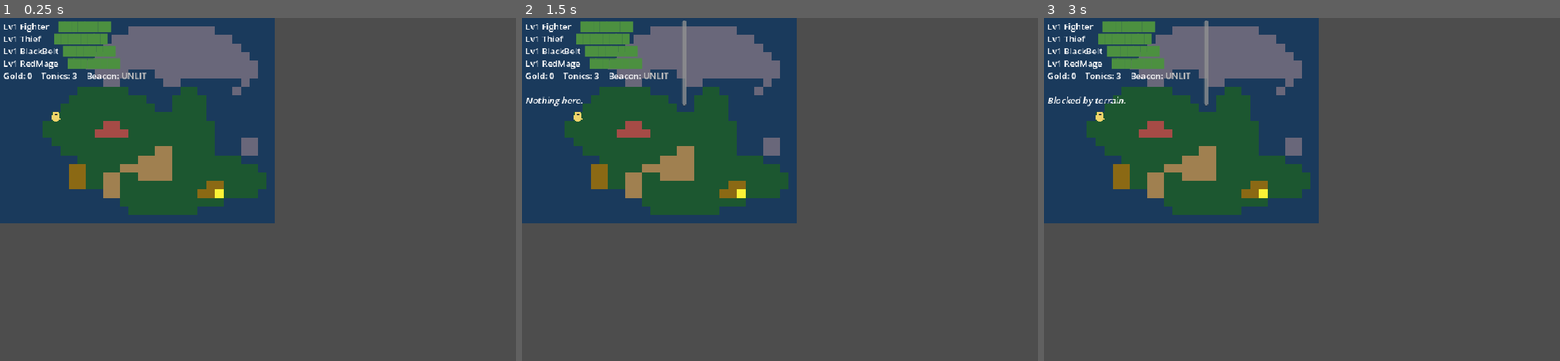
Above: before the commit, frames 1-3 (left to right).
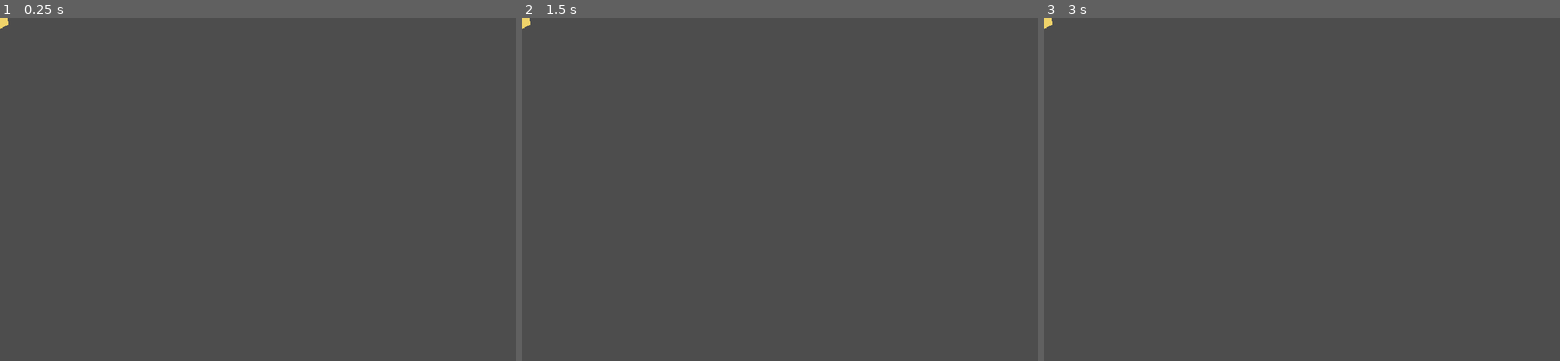
Above: after the commit, the same moments.

Repository: wink-/lanternhouse
Game: Godot game, scene res://scenes/overworld/overworld.tscn
Same seed, same stepped clock (60 frames per second), same inputs: the game is played once before the commit and once after it.
Inputs:
- Up to frame 1 (0.25 s): no input
- Up to frame 2 (1.5 s): tap Enter at 0.5 s; hold D (move_right) 0.53-1.28 s; tap E (interact) at 0.6, 1.35 s; tap Space at 0.77, 1.25 s; hold S (move_down) from 1.28 s (still down)
- Up to frame 3 (3 s): tap Space at 1.52, 2.75 s; tap Enter at 2 s; release S (move_down) at 2.03 s; hold D (move_right) 2.03-2.78 s; tap 1 at 2.1 s; tap E (interact) at 2.3 s; hold W (move_up) from 2.78 s (still down); tap 2 at 2.85 s

The runs differ from the first frame. In frame 1, 32% of the frame differs, in the area x 0-54%, y 0-60%; in frame 2, 32%; in frame 3, 32%.

Commit message:
Replace colored-block overworld with island map using LPC pixel art tiles
- Rewrote overworld.gd to use TileMap with LPC terrain atlas (32x32 tiles)
- Designed 40x40 coastal island with beach, grass, forest, hills, impassable mountains
- 4-directional cardinal movement preserved
- Player sprite updated for 32x32 tile size
- Attribution.txt included (CC-BY-SA 3.0 / GPL 3.0)

Diff:
--- a/scenes/overworld/overworld.tscn
+++ b/scenes/overworld/overworld.tscn
@@ -3,22 +3,23 @@
 [ext_resource type="Script" path="res://scripts/overworld.gd" id="1_main"]
 
 [node name="Overworld" type="Node2D"]
-script = ExtResource("1_main")
 
-[node name="MapLayer" type="Node2D" parent="."]
+[node name="TileMap" type="TileMap" parent="."]
+tile_set = null
+format = 2
 
 [node name="PlayerSprite" type="Node2D" parent="."]
 
 [node name="Body" type="Polygon2D" parent="PlayerSprite"]
 color = Color(0.941, 0.831, 0.416, 1)
-polygon = PackedVector2Array(-6, -8, 6, -8, 8, 6, 0, 10, -8, 6)
+polygon = PackedVector2Array(-12, -16, 12, -16, 16, 12, 0, 20, -16, 12)
 
 [node name="Face" type="ColorRect" parent="PlayerSprite"]
 color = Color(0.2, 0.2, 0.2, 1)
-size = Vector2(4, 3)
-position = Vector2(-2, -5)
+size = Vector2(8, 6)
+position = Vector2(-4, -10)
 
 [node name="HUD" type="RichTextLabel" parent="."]
 bbcode_enabled = true
 position = Vector2(6, 4)
-size = Vector2(300, 160)
+size = Vector2(500, 200)
--- a/scripts/overworld.gd
+++ b/scripts/overworld.gd
@@ -1,54 +1,106 @@
-# Overworld — continent map, player movement, encounters, town entrance
+# Overworld — island map with pixel art tiles, 4-directional movement
 extends Node2D
 
-const TILE_SIZE := 16
-
-# Continent map legend:
-#  ~ = ocean       . = grassland    T = forest
-#  ^ = mountain    @ = town         = = path
-#  C = cave        B = bridge       ! = visible encounter
-#  L = lighthouse
+const TILE_SIZE := 32
+
+# ── Terrain atlas tile coordinates (col, row in 32x32 grid) ──────────────
+# terrain_atlas.png is 1024x1024 → 32x32 tiles
+# These will be refined as we test
+const T_WATER_DEEP   := Vector2i(3, 9)
+const T_WATER_SHALLOW:= Vector2i(7, 9)
+const T_SAND         := Vector2i(2, 9)
+const T_SAND_WATER   := Vector2i(0, 11)  # sand touching water edge
+const T_GRASS        := Vector2i(6, 9)
+const T_GRASS_FLOWER := Vector2i(4, 21)
+const T_FOREST       := Vector2i(5, 20)  # pine tree
+const T_TREE         := Vector2i(4, 20)  # deciduous tree
+const T_HILL         := Vector2i(8, 17)
+const T_HILL_GRASS   := Vector2i(7, 17)
+const T_MOUNTAIN     := Vector2i(1, 16)
+const T_MOUNTAIN_HI  := Vector2i(2, 16)
+const T_CLIFF        := Vector2i(1, 0)
+const T_DIRT_PATH    := Vector2i(0, 11)
+const T_BRIDGE       := Vector2i(10, 7)
+const T_LIGHTHOUSE   := Vector2i(8, 7)  # lighthouse-like structure
+const T_HOUSE        := Vector2i(1, 20)  # farm house
+const T_FENCE        := Vector2i(9, 7)
+const T_DOCK         := Vector2i(10, 8)
+
+# ── Island map (40x40) ────────────────────────────────────────────────────
+# Legend:
+#  ~ = deep water   ~ = shallow water   . = sand beach
+#  , = grass        T = forest          ^ = hill
+#  M = mountain     # = impassable peak  = = path
+#  h = house        b = bridge          d = dock
+#  L = lighthouse encounter zone
 
 const MAP := [
-	"~~~~~~~~~~~~~~~~~~~~~~~~~~~~~~~~",
-	"~~~~~~~~~~~~~~~^^^^^^^^^^~~~~~~~",
-	"~~~~~~~~~~~~~^^^^^^^^^^^^^^~~~~~",
-	"~~~~~~~~~~~~^^^^^^^^^^^^^^^^~~~~",
-	"~~~~~~~~~~~^^^^^^^^^^^^^^^^^^~~~",
-	"~~~~~~~~~~^^^^^^^^^^^^^^^^^^^^~~",
-	"~~~~~~~~~~~^^^^~~~^^^^^^^^^^^^~~",
-	"~~~~~~~~~~~~^^~~~~~^^~~~~~~~^~~~",
-	"~~~~~~~~~TTTTTT~~~~~~TT~~~~^~~~~",
-	"~~~~~~~~TTTTTTTTT~~~TTTT~~~~~~~~",
-	"~~~~~~~TTTTTTTTTTT~~TTTT~~~~~~~~",
-	"~~~~~~TTTTTTTTTTTTTTTTTT~~~~~~~~",
-	"~~~~~TTTTTTT!!TTTTTTTTTTT~~~~~~~",
-	"~~~~~TTTTTT!!!!TTTTTTTTTT~~~~~~~",
-	"~~~~~~TTTTTTTTTTTTTTTTTTT~~~^^~~",
-	"~~~~~~~TTTTTTTTTTT==TTTTT~~~^^~~",
-	"~~~~~~~~~TTTTTTT====TTTTTTTT~~~~",
-	"~~~~~~~~@@TTTT======TTTTTTTTTT~~",
-	"~~~~~~~~@@TT==TT====TTTTTTTTTTT~",
-	"~~~~~~~~@@TT==TTTTTTTTTTBBTTTTT~",
-	"~~~~~~~~~~~~==TTTTTTTTTBBLTTTT~~",
-	"~~~~~~~~~~~~~~TTTTTTTTTTTT~~~~~~",
-	"~~~~~~~~~~~~~~~TTTTTTTT~~~~~~~~~",
-	"~~~~~~~~~~~~~~~~~~~~~~~~~~~~~~~~",
+	"~~~~~~~~~~~~~~~~~~~~~~~~~~~~~~~~~~~~~~~~",
+	"~~~~~~~~~~~~~~~~~~~~~~~~~~~~~~~~~~~~~~~~",
+	"~~~~~~~~~~~~~~~~~~~~~~~~~~~~~~~~~~~~~~~~",
+	"~~~~~~~~~~~~~.......~~~~~~~~~~~~~~~~~~~~",
+	"~~~~~~~~~~~~.,,,,,,,,.~~~~~~~~~~~~~~~~~~",
+	"~~~~~~~~~~~~,,,,,,,,,,,~~~~~~~~~~~~~~~~~",
+	"~~~~~~~~~~~,,,,,,,,,,,,,,~~~~~~~~~~~~~~~",
+	"~~~~~~~~~~.,,,,,,,,,,,,,,,.~~~~~~~~~~~~~",
+	"~~~~~~~~~.,,,,,=,,,,,,,,,,,,~~~~~~~~~~~~",
+	"~~~~~~~~.,,,,,,=,,,,,TTTTT,,.~~~~~~~~~~",
+	"~~~~~~~~,,,,,,===,,,TTTTTTTT,,,~~~~~~~~",
+	"~~~~~~.,,,,,,,,,=,,,TTTTTTTTTT,,,~~~~~~",
+	"~~~~~~,,,,,,,,,,,,,,,TTTTTTTTTT,,,.~~~~",
+	"~~~~~.,,,,,,,,,,,,,,,TTTT!=TTTT,,,,.~~~",
+	"~~~~~,,,,,,,,,,,,,,,,,TTTTTTTT,,,,,,~~~",
+	"~~~~~,,,,,,,,,,,,,,,,,,,,,,,,,,,,,,,~~~",
+	"~~~~~~,,,,,,,,=,,,,,,,^^^^^,,,,,,,,~~~~",
+	"~~~~~~.,,,,,,===,,,,,^^^^^^^^,,,,,,~~~~",
+	"~~~~~~~~,,,,,,,,,,,,^^^^^^^^^^^,,,~~~~~",
+	"~~~~~~~~~.,,,,,,,,,,,,,,^^^^^^,,,,,~~~~",
+	"~~~~~~~~~~.,,,,h,,,,,,,,,,,,,,,,,,,~~~~",
+	"~~~~~~~~~~~~,,,,,,,,,,,,,,,,,,,,,,,,~~~",
+	"~~~~~~~~~~~~.,,,,,,,,,,,,,=,,,,,,,..~~~",
+	"~~~~~~~~~~~~~~,,,,,,,,,,,,=,,..~~~~~~~~",
+	"~~~~~~~~~~~~~~.,,,,,,,,,,,=..~~~~~~~~~~",
+	"~~~~~~~~~~~~~~~~.,,,,,,,,.~~~~~~~~~~~~~",
+	"~~~~~~~~~~~~~~~~~~,,,,,,~~~~~~~~~~~~~~~",
+	"~~~~~~~~~~~~~~~~~~.,,,,,~~~~~~~~~~~~~~~",
+	"~~~~~~~~~~~~~~~~~~~~.,,,~~~~~~~~~~~~~~~",
+	"~~~~~~~~~~~~~~~~~~~~~~,.~~~~~~~~~~~~~~~",
+	"~~~~~~~~~~~~~~~~~~~~~~~~~~~~~~~~~~~~~~~",
+	"~~~~~~~~~~~~~~~~~~~~~~~~~~~~~~~~~~~~~~~~",
+	"~~~~~~~~~~~~~~~~~~~~~~~~~~~~~~~~~~~~~~~~",
+	"~~~~~~~~~~~~~~~~~~~~~~~~~~~~~~~~~~~~~~~~",
+	"~~~~~~~~~~~~~~~~~~~~~~~~~~~~~~~~~~~~~~~~",
+	"~~~~~~~~~~~~~~~~~~~~~~~~~~~~~~~~~~~~~~~~",
+	"~~~~~~~~~~~~~~~~~~~~~~~~~~~~~~~~~~~~~~~~",
+	"~~~~~~~~~~~~~~~~~~~~~~~~~~~~~~~~~~~~~~~~",
+	"~~~~~~~~~~~~~~~~~~~~~~~~~~~~~~~~~~~~~~~~",
+	"~~~~~~~~~~~~~~~~~~~~~~~~~~~~~~~~~~~~~~~~",
 ]
 
-const COLORS := {
-	"~": Color("1a3a5c"), ".": Color("4c9040"), "T": Color("1c5730"),
-	"^": Color("69677a"), "@": Color("8b6914"), "=": Color("a08050"),
-	"C": Color("3a3a4a"), "B": Color("8b6914"), "!": Color("a64b46"),
-	"L": Color("fbf236"),
+# ── Tile mappings ──────────────────────────────────────────────────────────
+const TILE_ATLAS := {
+	"~": T_WATER_DEEP,
+	".": T_SAND,
+	",": T_GRASS,
+	"T": T_FOREST,
+	"^": T_HILL,
+	"M": T_MOUNTAIN,
+	"#": T_MOUNTAIN_HI,
+	"=": T_DIRT_PATH,
+	"h": T_HOUSE,
+	"b": T_BRIDGE,
+	"d": T_DOCK,
+	"L": T_LIGHTHOUSE,
 }
 
-const BLOCKED := {"~":true, "^":true, "T":true, "L":true}
-const ENCOUNTER := {"T":true, "!":true}   # forest = random, ! = visible
-const TOWN_TILE := "@"
-const CAVE_TILE := "C"
-const MAP_W := 32
-const MAP_H := 24
+const BLOCKED := {
+	"~": true, "M": true, "#": true, "h": true, "L": true, "b": true, "d": true,
+}
+
+const ENCOUNTER := {"T": true}  # forest = random encounters
+const TOWN_TILE := "h"
+const MAP_W := 40
+const MAP_H := 40
 
 # ── State ──────────────────────────────────────────────────────────────────
 var pos: Vector2i = GameData.overworld_position
@@ -60,7 +112,7 @@
 var step_count: int = 0
 
 # ── Nodes ──────────────────────────────────────────────────────────────────
-@onready var map_layer: Node2D = $MapLayer
+@onready var tilemap: TileMap = $TileMap
 @onready var player_sprite: Node2D = $PlayerSprite
 @onready var player_body: Polygon2D = $PlayerSprite/Body
 @onready var player_face: ColorRect = $PlayerSprite/Face
@@ -69,28 +121,49 @@
 # ── Init ───────────────────────────────────────────────────────────────────
 func _ready() -> void:
 	rng.seed = hash("lanternhouse_overworld")
+	_build_tileset()
 	_draw_map()
 	_update_player_visual()
 	_update_hud()
 
+func _build_tileset() -> void:
+	"""Create a TileSet from the terrain atlas at runtime."""
+	var tex: Texture2D = load("res://assets/sprites/tiles/terrain_atlas.png")
+	if not tex:
+		push_error("Failed to load terrain atlas!")
+		return
+
+	var ts := TileSet.new()
+	var source := TileSetAtlasSource.new()
+	source.texture = tex
+	source.texture_region_size = Vector2i(TILE_SIZE, TILE_SIZE)
+	source.use_texture_padding = true
+
+	# Add all tiles we use
+	for key: String in TILE_ATLAS:
+		var coord: Vector2i = TILE_ATLAS[key]
+		source.create_tile(coord)
+		source.set_tile_animation_columns(coord, 1)
+
+	ts.add_source(source, 0)
+	tilemap.tileset = ts
+
+func _tile_atlas_coord(tile_char: String) -> Vector2i:
+	return TILE_ATLAS.get(tile_char, T_GRASS)
+
 func _draw_map() -> void:
 	for y in range(MAP_H):
 		for x in range(MAP_W):
-			var tile: String = MAP[y].substr(x, 1)
-			var rect := ColorRect.new()
-			rect.color = COLORS.get(tile, Color.MAGENTA)
-			rect.position = Vector2(x * TILE_SIZE, y * TILE_SIZE)
-			rect.size = Vector2(TILE_SIZE, TILE_SIZE)
-			map_layer.add_child(rect)
+			var tile_char: String = MAP[y].substr(x, 1)
+			var atlas_coord: Vector2i = _tile_atlas_coord(tile_char)
+			tilemap.set_cell(0, Vector2i(x, y), 0, atlas_coord)
 
 # ── Player visual ──────────────────────────────────────────────────────────
 func _update_player_visual() -> void:
 	var target := Vector2(pos * TILE_SIZE) + Vector2(TILE_SIZE / 2, TILE_SIZE / 2)
 	player_sprite.position = target
-	# Color based on facing
-	var base_color := Color("f0d46a")  # gold-yellow
+	var base_color := Color("f0d46a")
 	player_body.color = base_color
-	# Bob the sprite while walking
 	if walking:
 		player_sprite.position.y -= 2
 
@@ -118,7 +191,7 @@
 	facing = dir
 	var next := pos + dir
 	if _is_blocked(next):
-		_update_hud_with_msg("Blocked by terrain.")
+		_update_hud_with_msg("Can't go that way.")
 		return
 
 	pos = next
@@ -139,54 +212,35 @@
 	step_count += 1
 	var tile := _tile(pos)
 
-	# Town entrance
-	if tile == TOWN_TILE:
-		_enter_town()
-
-	# Cave entrance
-	if tile == CAVE_TILE:
-		_update_hud_with_msg("The cave mouth is dark and foreboding... (not yet implemented)")
-
-	# Random encounters on forest tiles
-	if ENCOUNTER.has(tile) and tile != "!":
-		if rng.randi_range(1, 6) == 1:  # ~17% chance per step in forest
-			_start_battle(_zone_for_tile(tile))
-
-	# Save position for persistence
+	if tile == "h":
+		_update_hud_with_msg("A small cottage. (not yet enterable)")
+	if tile == "L":
+		_interact_lighthouse()
+	if ENCOUNTER.has(tile):
+		if rng.randi_range(1, 6) == 1:
+			_start_battle("forest")
+
 	GameData.overworld_position = pos
 	GameData.overworld_facing = facing
-
-func _zone_for_tile(tile: String) -> String:
-	match tile:
-		"T": return "forest"
-		"!": return "forest"  # visible encounters still forest zone
-	return "grassland"
 
 func _interact() -> void:
 	var target := pos + facing
 	var tile := _tile(target)
-
-	if tile == "!":
-		_start_battle("forest")
-	elif tile == "@" and target.distance_to(pos) <= 1:
-		_enter_town()
-	elif tile == "C":
-		_update_hud_with_msg("The cave entrance looms... (not yet implemented)")
-	elif tile == "L":
+	if tile == "L":
 		_interact_lighthouse()
+	elif tile == "h":
+		_update_hud_with_msg("The door is locked. Come back later.")
 	else:
-		# Check for town NPC or sign nearby
 		_update_hud_with_msg("Nothing here.")
 
 func _interact_lighthouse() -> void:
 	if not GameData.beacon_lit:
 		GameData.beacon_lit = true
-		_update_hud_with_msg("You light the ancient beacon of Lanternhouse. The coast is safe.")
+		_update_hud_with_msg("You light the ancient beacon. The coast is safe.")
 	else:
-		_update_hud_with_msg("The lighthouse beacon burns bright against the dark.")
+		_update_hud_with_msg("The beacon burns bright against the dark.")
 
 func _enter_town() -> void:
-	GameData.visited_town = true
 	GameData.overworld_position = pos
 	GameData.overworld_facing = facing
 	get_tree().change_scene_to_file("res://scenes/town/town.tscn")
@@ -194,9 +248,8 @@
 func _start_battle(zone: String) -> void:
 	GameData.overworld_position = pos
 	GameData.overworld_facing = facing
-	# Pass zone info to battle via GameData
 	GameData.set_meta("battle_zone", zone)
-	GameData.set_meta("battle_surprise", rng.randi_range(1, 10) <= 1)  # 10% ambush
+	GameData.set_meta("battle_surprise", rng.randi_range(1, 10) <= 1)
 	get_tree().change_scene_to_file("res://scenes/battle/battle.tscn")
 
 # ── Process ────────────────────────────────────────────────────────────────
Not shown, added: assets/sprites/tiles/Attribution.txt
Binary file added: assets/sprites/tiles/base_out_atlas.png
Binary file added: assets/sprites/tiles/terrain_atlas.png
Not shown, added: .gitignore
